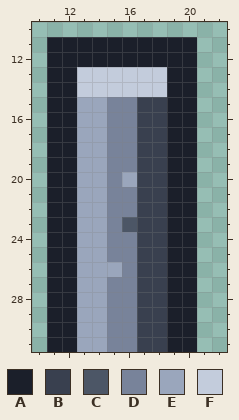
Two states of a pixel-art file, tiles/wall_end_s.aseprite. This is how it looked before the edit.
32x32 pixels, 1 frame. Shown: x 10..22, y 10..31.
Palette (. is transparent): A #1b1f2a  B #39404f  C #4c5666  D #78839a  E #9aa6bc  F #c3ccdc
After:
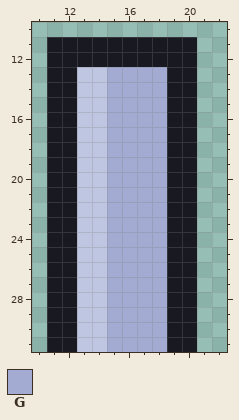
Colours new in this view: G #a3abd2
What changed:
@@ palette @@
-A #1b1f2a
+A #191922
-E #9aa6bc
+E #bfc6e2
--- layers "ink", "flat"
@@ x 10..22 @@
 12 .AAAAAAAAAA..
-13 .AAFFFFFFAA..
-14 .AAFFFFFFAA..
-15 .AAEEDDBBAA..
-16 .AAEEDDBBAA..
-17 .AAEEDDBBAA..
-18 .AAEEDDBBAA..
-19 .AAEEDDBBAA..
-20 .AAEEDEBBAA..
-21 .AAEEDDBBAA..
-22 .AAEEDDBBAA..
-23 .AAEEDCBBAA..
-24 .AAEEDDBBAA..
-25 .AAEEDDBBAA..
-26 .AAEEEDBBAA..
-27 .AAEEDDBBAA..
-28 .AAEEDDBBAA..
-29 .AAEEDDBBAA..
-30 .AAEEDDBBAA..
-31 .AAEEDDBBAA..
+13 .AAEEGGGGAA..
+14 .AAEEGGGGAA..
+15 .AAEEGGGGAA..
+16 .AAEEGGGGAA..
+17 .AAEEGGGGAA..
+18 .AAEEGGGGAA..
+19 .AAEEGGGGAA..
+20 .AAEEGGGGAA..
+21 .AAEEGGGGAA..
+22 .AAEEGGGGAA..
+23 .AAEEGGGGAA..
+24 .AAEEGGGGAA..
+25 .AAEEGGGGAA..
+26 .AAEEGGGGAA..
+27 .AAEEGGGGAA..
+28 .AAEEGGGGAA..
+29 .AAEEGGGGAA..
+30 .AAEEGGGGAA..
+31 .AAEEGGGGAA..
